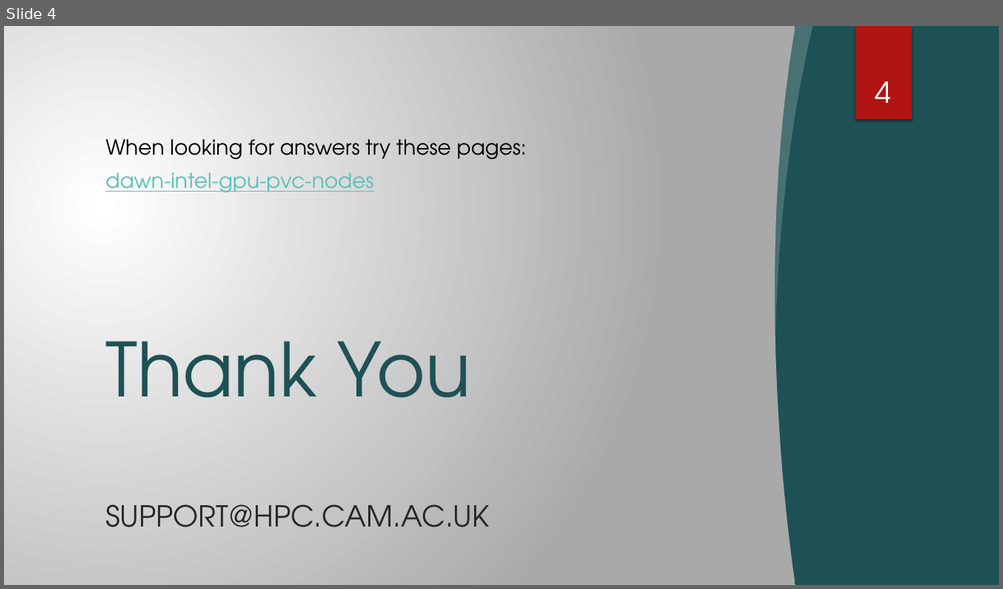
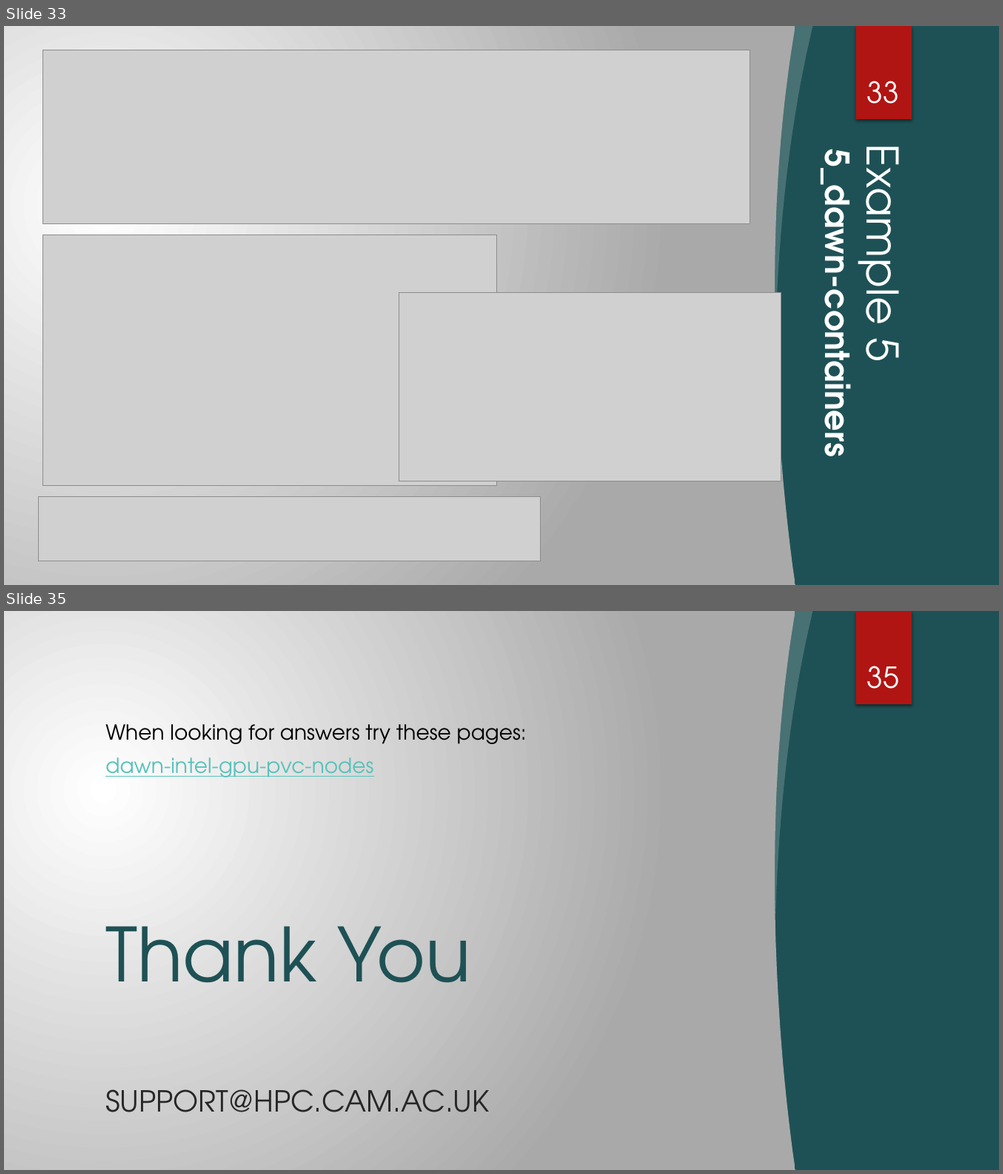
Before and after one commit to RSE-Cambridge/Intro-to-Dawn, a slide deck: Part4-Apptainer/slides/Apptainer_onDAWN.pptx. Shown one above the other, each under a label of ours: slide 4 before the commit, slides 33 and 35 after it; the slides between them are not shown. The pictures are 1003x589 and 1003x1174 pixels, drawn with LibreOffice and Linux fonts; fonts in the diff are those of the drawing; grey boxes stand for pictures; background and template pictures are left out. Boxes give left, top, right and bottom in pixels: in the first picture for what was removed or moved away, otherwise in the second. Text is boxed around its words. In the diff, an @@ line names an element or a change of style, - is before the commit and + after.

```diff
--- a/Part4-Apptainer/slides/Apptainer_onDAWN.pptx
+++ b/Part4-Apptainer/slides/Apptainer_onDAWN.pptx
@@ slide 33 added at <box>4,26,999,585</box>, background gradient #FFFFFF to #AAAAAA; not listed: 1 template element that a slide beside it also shows @@
@@ rectangle added at <box>4,26,999,585</box>, fill #1E5155 @@
@@ freeform shape added at <box>4,26,796,585</box>, fill gradient #FFFFFF to #AAAAAA @@
@@ picture added at <box>657,26,788,119</box> @@
@@ freeform shape added at <box>710,26,999,407</box>, fill #F4A16F at 30% opacity @@
@@ freeform shape added at <box>767,26,813,329</box>, fill #F3F3F3 at 20% opacity @@
@@ rectangle added at <box>855,26,911,119</box>, fill #B01513 @@
@@ picture added at <box>42,50,749,224</box> @@
@@ page number added at <box>867,81,899,104</box>, 28 pt, text #FFFFFF @@
+33
@@ freeform shape added at <box>808,164,999,585</box>, outline #B01513 5.5 pt @@
@@ text added at <box>810,180,867,448</box>, 32 pt, text #FFFFFF, bold @@
+5_dawn-containers
@@ title added at <box>845,162,919,360</box>, 42 pt, text #FFFFFF @@
+Example 5
@@ picture added at <box>4,244,333,585</box> @@
@@ picture added at <box>42,235,496,486</box> @@
@@ picture added at <box>4,262,128,455</box> @@
@@ picture added at <box>399,293,781,482</box> @@
@@ picture added at <box>38,497,540,562</box> @@
@@ picture added at <box>706,524,788,585</box> @@
@@ what was slide 4 is now slide 35 @@
@@ page number at <box>867,666,899,689</box>: text changed @@
-4
+35
```
Also in this commit, not shown: 2 slides changed, 30 other slides added.
